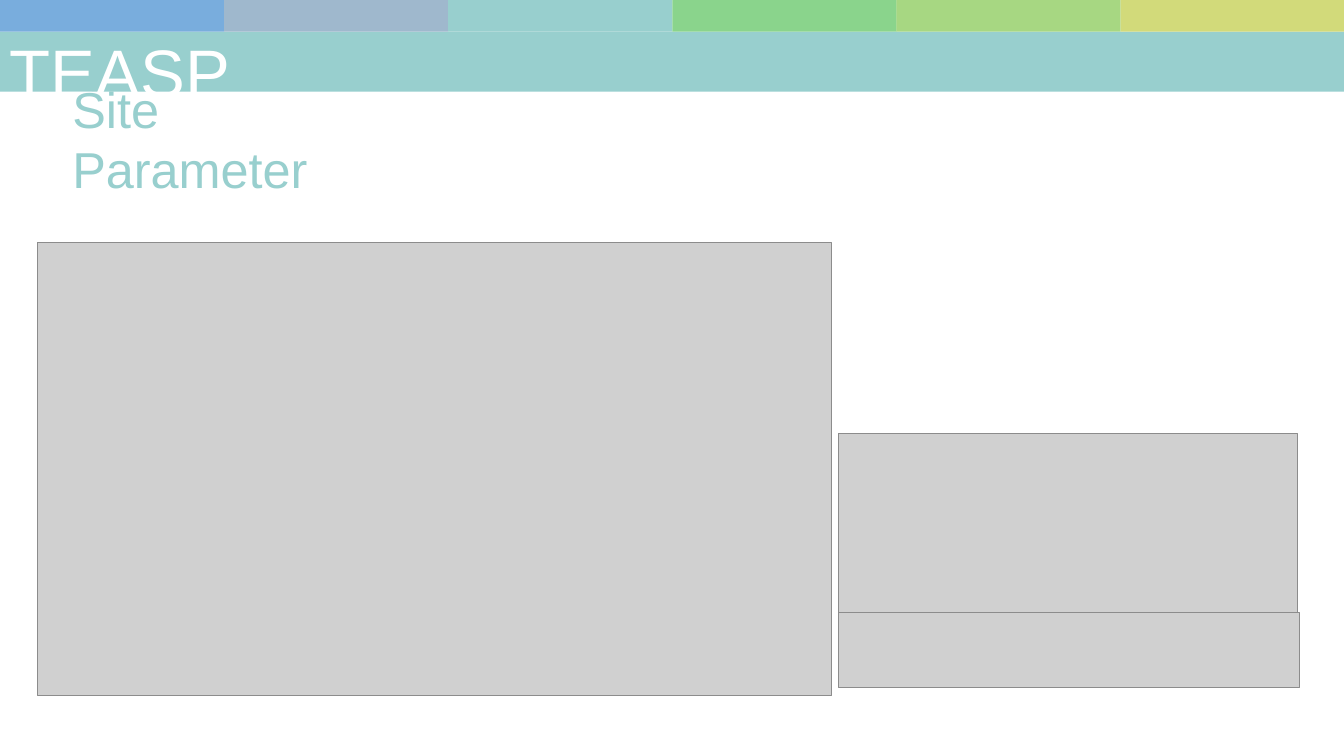
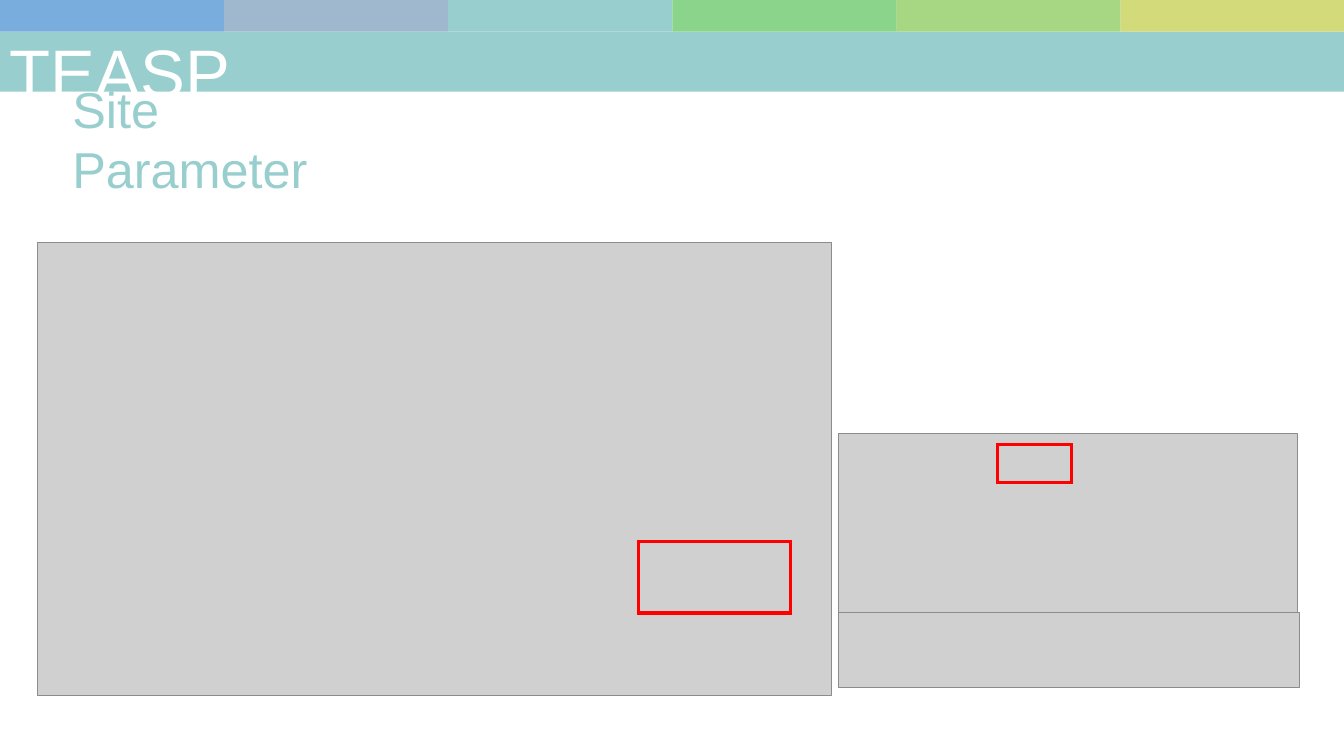
Before and after one commit to skyran1278/matlab, a slide deck: slide 16 of 10-pa/project/20190102.pptx (slide 15 before the commit). Drawn at 1344x756 pixels with LibreOffice and Linux fonts; fonts in the diff are those of the drawing; grey boxes stand for pictures. Boxes give left, top, right and bottom in pixels: in the first picture for what was removed or moved away, otherwise in the second. Text is boxed around its words. In the diff, an @@ line names an element or a change of style, - is before the commit and + after.

```diff
--- a/10-pa/project/20190102.pptx
+++ b/10-pa/project/20190102.pptx
@@ rectangle added at <box>998,445,1072,483</box>, outline #FF0000 2.25 pt @@
@@ rectangle added at <box>639,541,791,613</box>, outline #FF0000 2.25 pt @@
```
Also in this commit, not shown: 10 other slides changed, 5 slides added, 2 slides removed, 5 other files.
